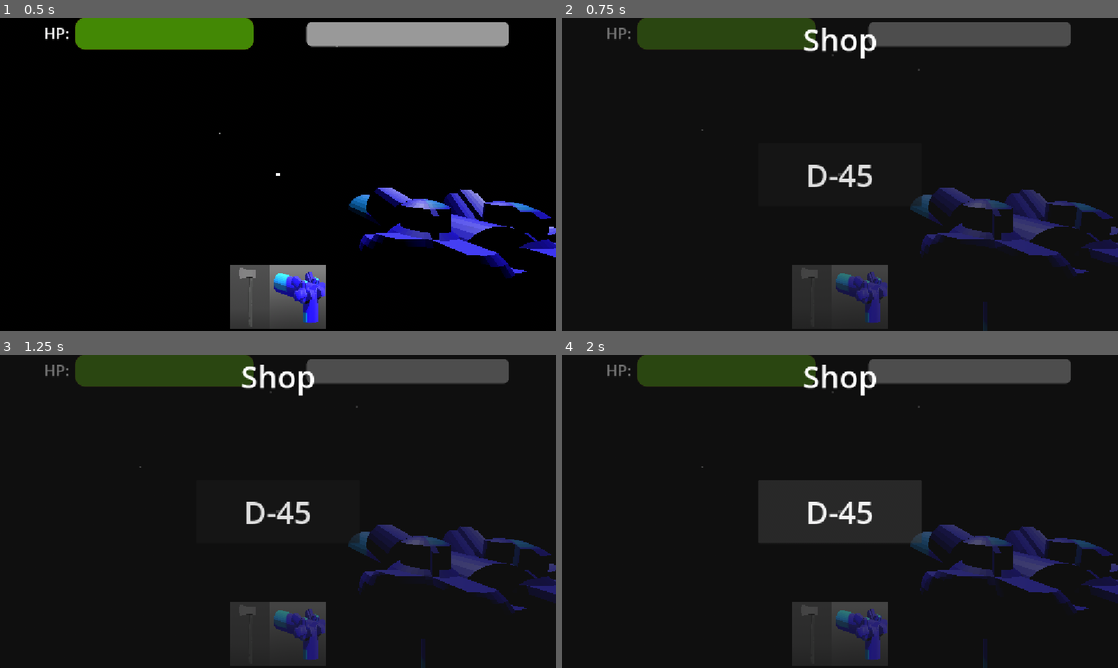
Above: before the commit, frames 1-4 (two rows, left to right).
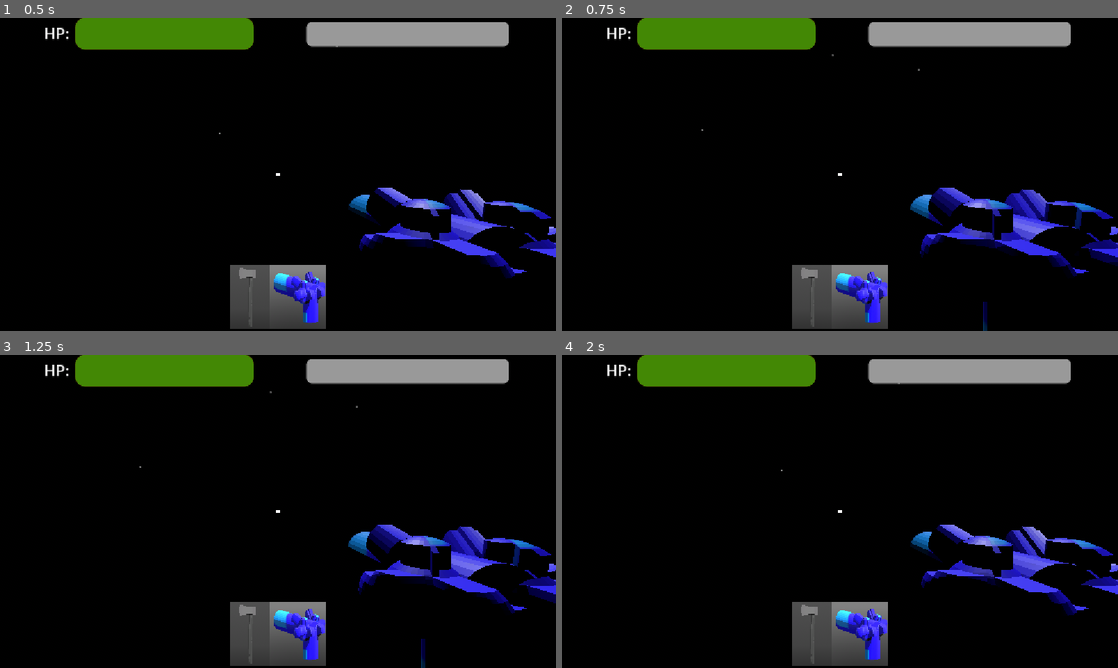
Above: after the commit, the same moments.

Repository: rayanplaygames9/save-the-space
Game: Godot game, scene res://scenes/space/space.tscn
Same seed, same stepped clock (60 frames per second), same inputs: the game is played once before the commit and once after it.
Inputs (mouse positions are in pixels of both pictures, inside the frame that each line leads up to):
- Up to frame 1 (0.5 s): no input
- Up to frame 2 (0.75 s): tap Enter at 0.5 s; move the mouse to (867, 174) at 0.52 s; hold W (forward) from 0.53 s (still down); hold I (toggle_shop, bound only before the commit) from 0.53 s (still down)
- Up to frame 3 (1.25 s): keep holding W (forward); keep holding I (toggle_shop, bound only before the commit); tap Space (jump) at 0.77 s
- Up to frame 4 (2 s): release W (forward) at 1.25 s; release I (toggle_shop, bound only before the commit) at 1.25 s; click (840, 511) at 1.25 s, where only the run before the commit has a clickable "D-45"

Frame 1 is identical in both runs. In frame 2, 13% of the frame differs, in the area x 8-100%, y 0-100%; in frame 3, 13%; in frame 4, 19%.

Commit message:
remove shop

Diff:
--- a/project.godot
+++ b/project.godot
@@ -73,11 +73,6 @@
 "events": [Object(InputEventKey,"resource_local_to_scene":false,"resource_name":"","device":-1,"window_id":0,"alt_press …(195 unchanged characters)…
 ]
 }
-toggle_shop={
-"deadzone": 0.2,
-"events": [Object(InputEventKey,"resource_local_to_scene":false,"resource_name":"","device":-1,"window_id":0,"alt_pressed":false,"shift_pressed":false,"ctrl_pressed":false,"meta_pressed":false,"pressed":false,"keycode":0,"physical_keycode":73,"key_label":0,"unicode":105,"location":0,"echo":false,"script":null)
-]
-}
 hotbar_1={
 "deadzone": 0.2,
 "events": [Object(InputEventKey,"resource_local_to_scene":false,"resource_name":"","device":-1,"window_id":0,"alt_press …(191 unchanged characters)…
--- a/scenes/UI/shop_ui.gd
+++ /dev/null
@@ -1,6 +0,0 @@
-extends CanvasLayer
-
-@export var player: Player
-
-func _on_d_45_btn_pressed() -> void:
-	pass
--- a/scenes/UI/shop_ui.tscn
+++ /dev/null
@@ -1,47 +0,0 @@
-[gd_scene format=3 uid="uid://lr3w882bgscv"]
-
-[ext_resource type="Script" uid="uid://bafgcep2bqpcn" path="res://scenes/UI/shop_ui.gd" id="1_5tinp"]
-[ext_resource type="PackedScene" uid="uid://c8qbyjm7vhxar" path="res://assets/models/d-45.glb" id="2_smnh3"]
-
-[node name="ShopUI" type="CanvasLayer" unique_id=1675153710]
-script = ExtResource("1_5tinp")
-d45_scene = ExtResource("2_smnh3")
-
-[node name="Panel" type="Panel" parent="." unique_id=1214581650]
-anchors_preset = 15
-anchor_right = 1.0
-anchor_bottom = 1.0
-grow_horizontal = 2
-grow_vertical = 2
-
-[node name="Label" type="Label" parent="Panel" unique_id=1532576458]
-layout_mode = 1
-anchors_preset = 5
-anchor_left = 0.5
-anchor_right = 0.5
-offset_left = -20.0
-offset_right = 20.0
-offset_bottom = 23.0
-grow_horizontal = 2
-theme_override_font_sizes/font_size = 64
-text = "Shop"
-horizontal_alignment = 1
-vertical_alignment = 1
-
-[node name="D45Btn" type="Button" parent="Panel" unique_id=897992843]
-layout_mode = 1
-anchors_preset = 8
-anchor_left = 0.5
-anchor_top = 0.5
-anchor_right = 0.5
-anchor_bottom = 0.5
-offset_left = -169.0
-offset_top = -65.5
-offset_right = 169.0
-offset_bottom = 65.5
-grow_horizontal = 2
-grow_vertical = 2
-theme_override_font_sizes/font_size = 64
-text = "D-45"
-
-[connection signal="pressed" from="Panel/D45Btn" to="." method="_on_d_45_btn_pressed"]
--- a/scenes/player/player.gd
+++ b/scenes/player/player.gd
@@ -27,7 +27,6 @@
 @onready var levelbar: ProgressBar = %Levelbar
 @onready var maxlevelhit_label: Label = %MAXLEVELHITLabel
 @onready var touch_controls: Control = %TouchControls
-@onready var shop_ui: CanvasLayer = $UI/ShopUI
 @onready var d_45_raycast: RayCast3D = $Head/Camera3D/D45Raycast
 @onready var d_45_sfx: AudioStreamPlayer = $d45sfx
 
@@ -66,9 +65,6 @@
 		Input.mouse_mode = Input.MOUSE_MODE_VISIBLE
 	if event.is_action_pressed("left_mouse"):
 		Input.mouse_mode = Input.MOUSE_MODE_CAPTURED
-
-	if event.is_action_pressed("toggle_shop"):
-		toggle_shop()
 
 func _physics_process(delta: float) -> void:
 	# Track elapsed time for the smooth sine wave
@@ -242,10 +238,3 @@
 		if stats:
 			stats.save()
 		get_tree().quit()
-
-func toggle_shop():
-	shop_ui.visible = not shop_ui.visible
-	if shop_ui.visible:
-		Input.mouse_mode = Input.MOUSE_MODE_VISIBLE
-	else:
-		Input.mouse_mode = Input.MOUSE_MODE_CAPTURED
--- a/scenes/player/player.tscn
+++ b/scenes/player/player.tscn
@@ -7,7 +7,6 @@
 [ext_resource type="PackedScene" uid="uid://cmh6mc1lufhvb" path="res://scenes/components/hitbox_component.tscn" id="3_lvxji"]
 [ext_resource type="Texture2D" uid="uid://oo4ekd06bk0h" path="res://assets/UI-TOUCH-CONTROLS/Extra/Default/icon_arrow_up_light.png" id="5_75vfm"]
 [ext_resource type="Texture2D" uid="uid://dmev8l0r7bqu" path="res://assets/UI-TOUCH-CONTROLS/Extra/Default/icon_arrow_down_light.png" id="6_0owmy"]
-[ext_resource type="Script" uid="uid://bafgcep2bqpcn" path="res://scenes/UI/shop_ui.gd" id="8_5gtgg"]
 [ext_resource type="PackedScene" uid="uid://c8qbyjm7vhxar" path="res://assets/models/d-45.glb" id="9_h17s1"]
 [ext_resource type="Texture2D" uid="uid://dtenj2cguktbd" path="res://assets/icons/axe_icon.png" id="10_fm80t"]
 [ext_resource type="Script" uid="uid://dolia6wvcbmbg" path="res://scripts/weapons_manager.gd" id="10_h17s1"]
@@ -371,48 +370,6 @@
 max_value = 50.0
 show_percentage = false
 
-[node name="ShopUI" type="CanvasLayer" parent="UI" unique_id=1675153710 node_paths=PackedStringArray("player")]
-visible = false
-script = ExtResource("8_5gtgg")
-player = NodePath("../..")
-
-[node name="Panel" type="Panel" parent="UI/ShopUI" unique_id=1214581650]
-anchors_preset = 15
-anchor_right = 1.0
-anchor_bottom = 1.0
-grow_horizontal = 2
-grow_vertical = 2
-
-[node name="Label" type="Label" parent="UI/ShopUI/Panel" unique_id=1532576458]
-layout_mode = 1
-anchors_preset = 5
-anchor_left = 0.5
-anchor_right = 0.5
-offset_left = -20.0
-offset_right = 20.0
-offset_bottom = 23.0
-grow_horizontal = 2
-theme_override_font_sizes/font_size = 64
-text = "Shop"
-horizontal_alignment = 1
-vertical_alignment = 1
-
-[node name="D45Btn" type="Button" parent="UI/ShopUI/Panel" unique_id=897992843]
-layout_mode = 1
-anchors_preset = 8
-anchor_left = 0.5
-anchor_top = 0.5
-anchor_right = 0.5
-anchor_bottom = 0.5
-offset_left = -169.0
-offset_top = -65.5
-offset_right = 169.0
-offset_bottom = 65.5
-grow_horizontal = 2
-grow_vertical = 2
-theme_override_font_sizes/font_size = 64
-text = "D-45"
-
 [node name="HotbarUI" type="HBoxContainer" parent="UI" unique_id=1287115328]
 unique_name_in_owner = true
 anchors_preset = 7
@@ -451,5 +408,3 @@
 
 [node name="d45sfx" type="AudioStreamPlayer" parent="." unique_id=64582734]
 stream = ExtResource("13_gx1jg")
-
-[connection signal="pressed" from="UI/ShopUI/Panel/D45Btn" to="UI/ShopUI" method="_on_d_45_btn_pressed"]
Not shown, removed: scenes/UI/shop_ui.gd.uid
